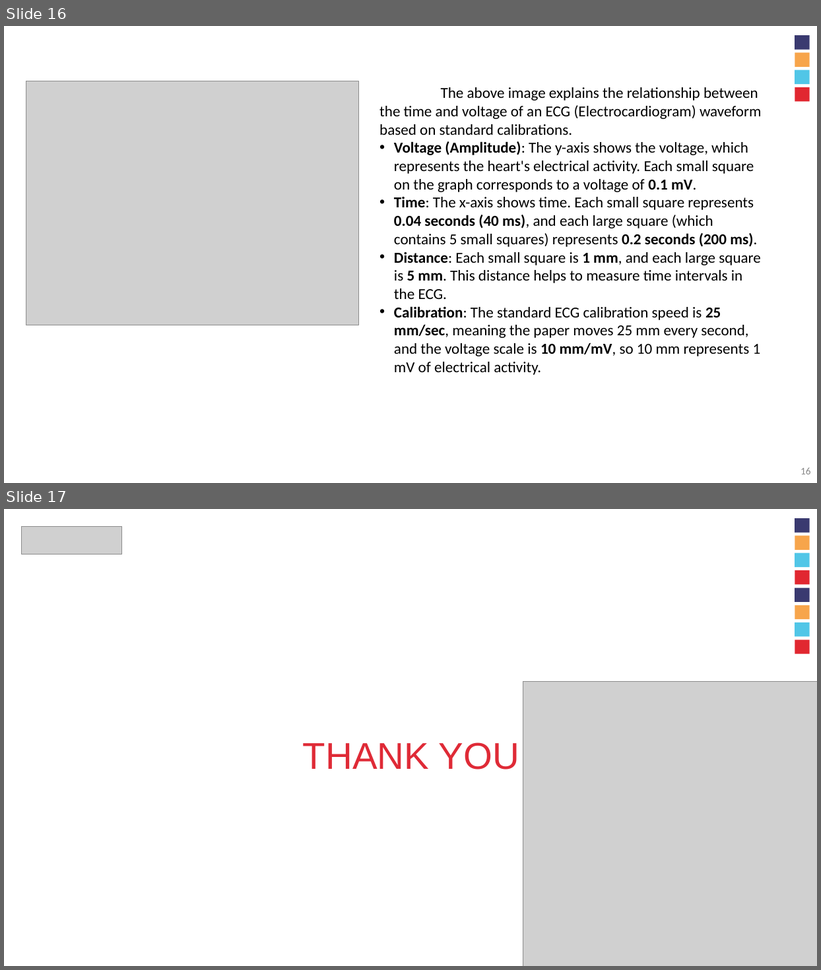
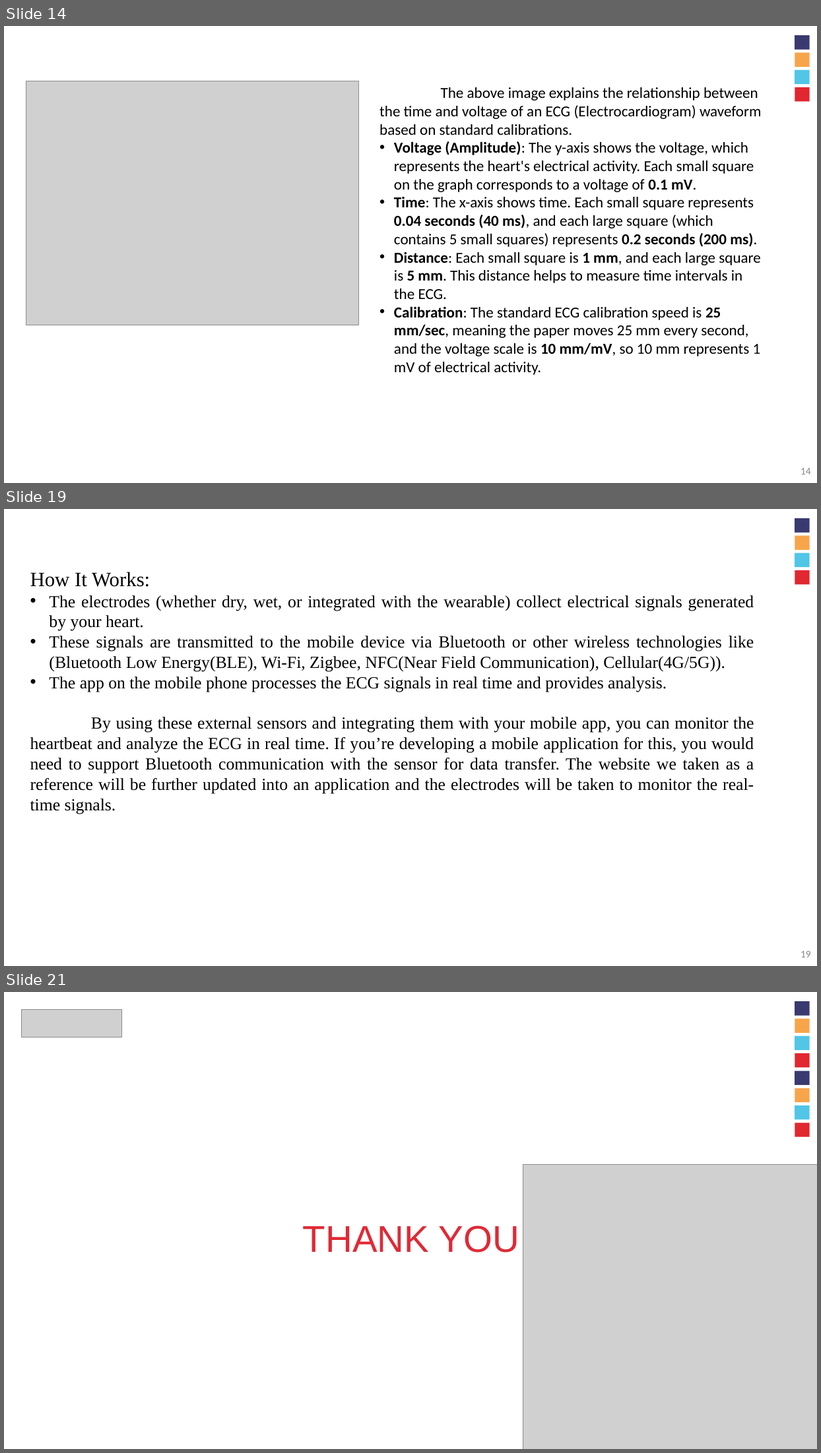
Before and after one commit to aakashbm/EECE_project_template, a slide deck: ECG_Arrhythmia_Capstone.pptx. Shown one above the other, each under a label of ours: slides 16 and 17 before the commit, slides 14, 19 and 21 after it; the slides between them are not shown. The pictures are 821x970 and 821x1453 pixels, drawn with LibreOffice and Linux fonts; fonts in the diff are those of the drawing; grey boxes stand for pictures; background and template pictures are left out. Boxes give left, top, right and bottom in pixels: in the first picture for what was removed or moved away, otherwise in the second. Text is boxed around its words. In the diff, an @@ line names an element or a change of style, - is before the commit and + after.

```diff
--- a/ECG_Arrhythmia_Capstone.pptx
+++ b/ECG_Arrhythmia_Capstone.pptx
@@ slide 19 added at [4,509,817,966], background #FFFFFF; not listed: 4 template elements that a slide beside it also shows @@
@@ text added at [30,572,754,814], 20 pt, text #000000 @@
+How It Works:
+• The electrodes (whether dry, wet, or integrated with the wearable) collect electrical signals generated by your heart.
+• These signals are transmitted to the mobile device via Bluetooth or other wireless technologies like (Bluetooth Low Energy(BLE), Wi-Fi, Zigbee, NFC(Near Field Communication), Cellular(4G/5G)).
+• The app on the mobile phone processes the ECG signals in real time and provides analysis.
+By using these external sensors and integrating them with your mobile app, you can monitor the heartbeat and analyze the ECG in real time. If you’re developing a mobile application for this, you would need to support Bluetooth communication with the sensor for data transfer. The website we taken as a reference will be further updated into an application and the electrodes will be taken to monitor the real-time signals.
@@ page number added at [801,951,811,958], 12 pt, text #888888 @@
+19
@@ what was slide 16 is now slide 14 @@
@@ page number at [801,468,811,475]: text changed @@
-16
+14
@@ what was slide 17 is now slide 21 @@
```
Also in this commit, not shown: 5 other slides added, 2 slides removed.
